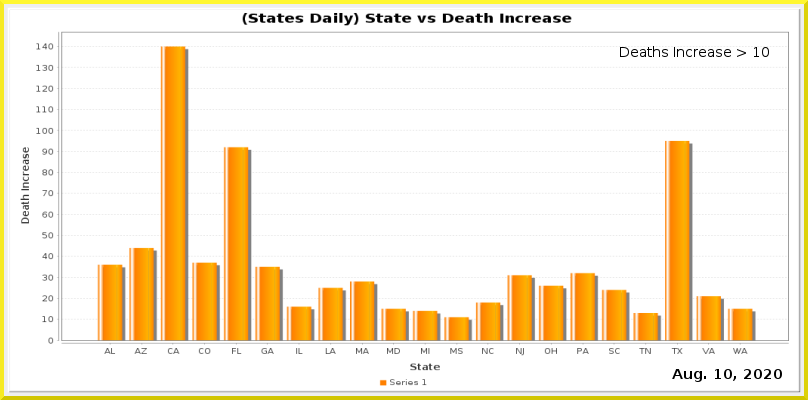
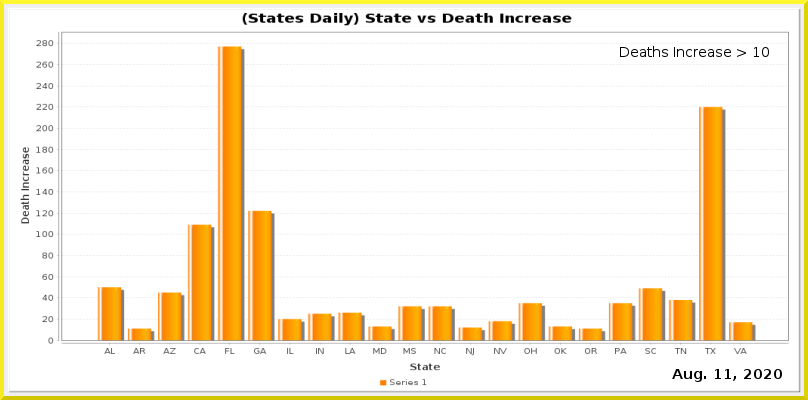
Layers edited between the first and the second (808, 400) image:
painted on "Current Date" over bbox(724, 369, 732, 379)
painted on "Date_vs_TestIncrease.png" over bbox(36, 40, 789, 356)
